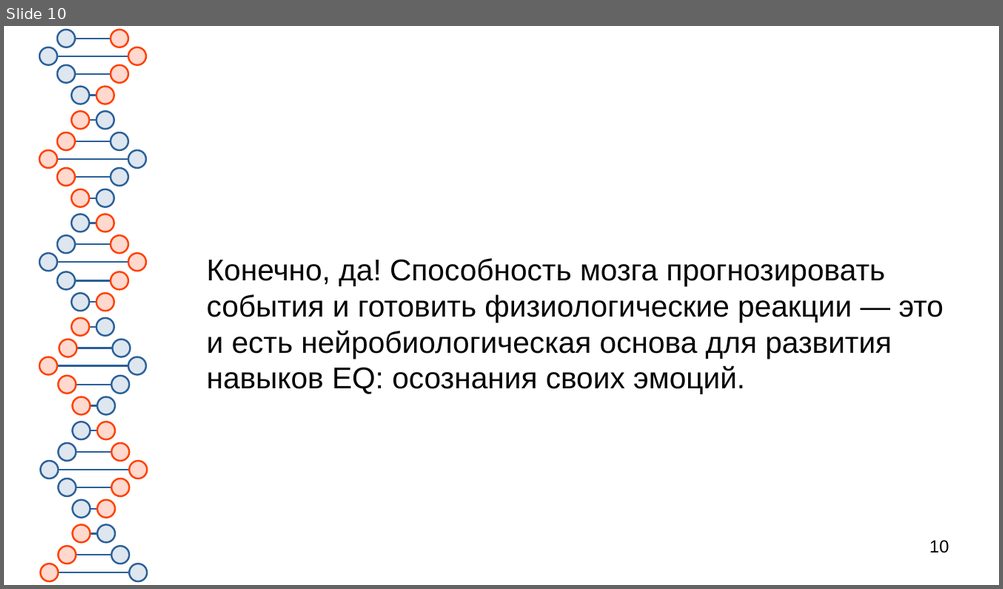
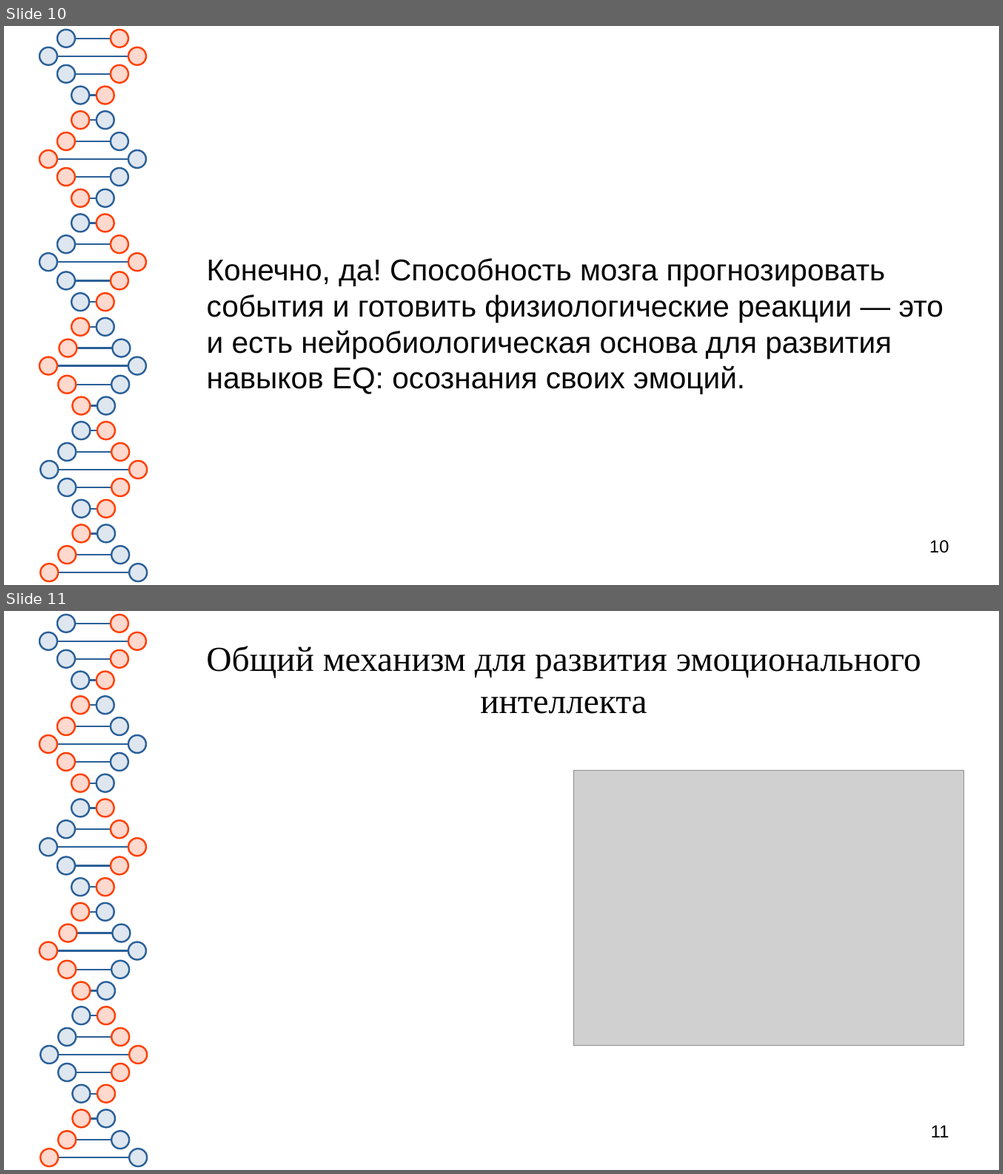
Before and after one commit to Chularev/articles, a slide deck: Psychology/5. Эмоциональный интеллект/Эмоциональный интеллект.odp. Shown one above the other, each under a label of ours: slide 10 before the commit, slides 10 and 11 after it. The pictures are 1003x589 and 1003x1174 pixels, drawn with LibreOffice and Linux fonts; fonts in the diff are those of the drawing; grey boxes stand for pictures. Boxes give left, top, right and bottom in pixels: in the first picture for what was removed or moved away, otherwise in the second. Text is boxed around its words. In the diff, an @@ line names an element or a change of style, - is before the commit and + after.

Commit message:
еьз

```diff
--- a/Psychology/5. Эмоциональный интеллект/Эмоциональный интеллект.odp
+++ b/Psychology/5. Эмоциональный интеллект/Эмоциональный интеллект.odp
@@ slide 11 added at [4, 611, 999, 1170], background #FFFFFF; not listed: 81 template elements that a slide beside it also shows @@
@@ title added at [206, 646, 921, 714], 28 pt, text #050505 @@
+Общий механизм для развития эмоционального интеллекта
@@ picture added at [574, 771, 963, 1047] @@
@@ page number added at [930, 1125, 949, 1138], 14 pt, text #000000 @@
+11
```
Also in this commit, not shown: 1 slide removed.
